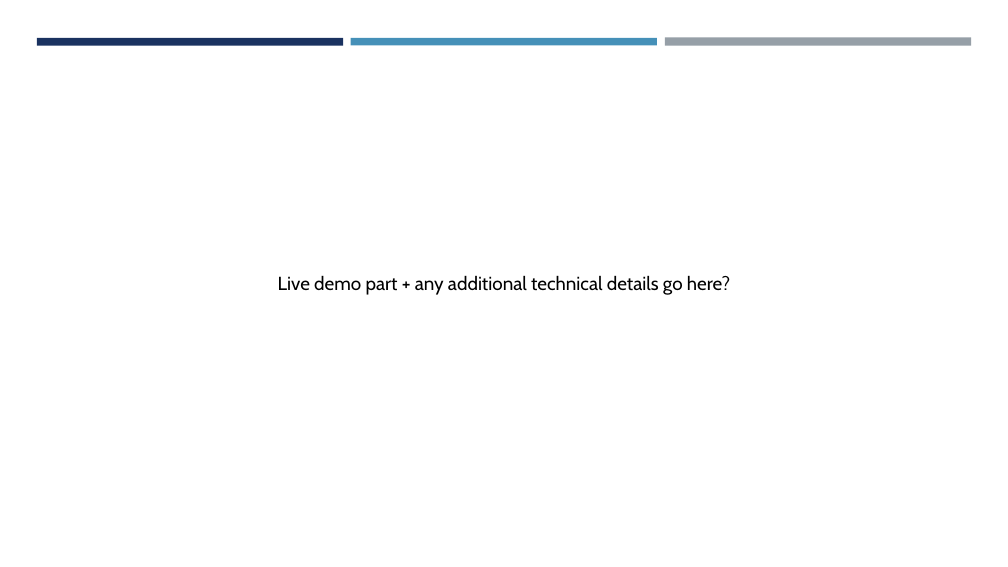
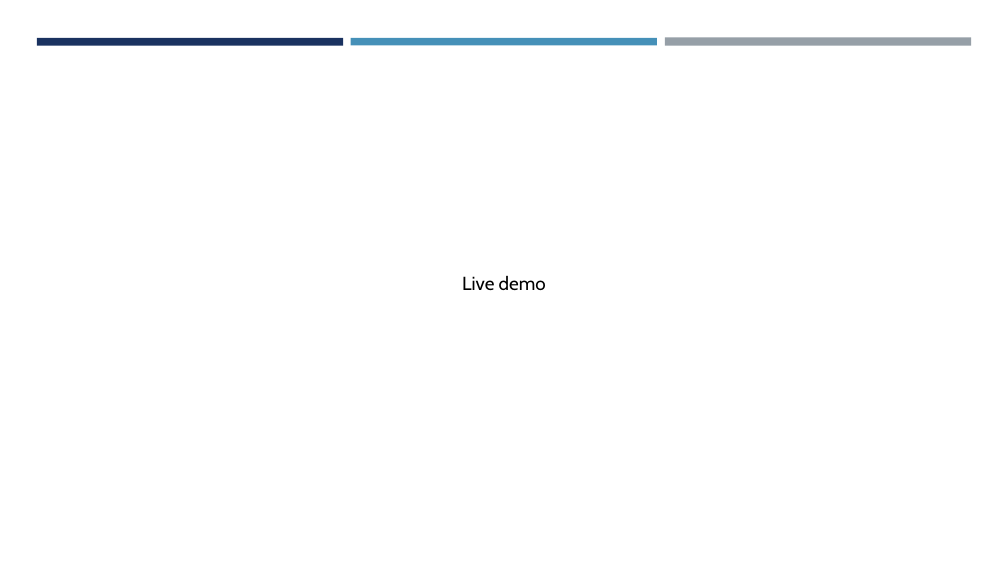
Before and after one commit to krishchow/ElevateDesktop, a slide deck: slide 9 of City_of.pptx. Drawn at 1008x567 pixels with LibreOffice and Linux fonts; fonts in the diff are those of the drawing. Boxes give left, top, right and bottom in pixels: in the first picture for what was removed or moved away, otherwise in the second. Text is boxed around its words. In the diff, an @@ line names an element or a change of style, - is before the commit and + after.

```diff
--- a/City_of.pptx
+++ b/City_of.pptx
@@ text at <box>462,276,546,290</box>: text changed @@
-Live demo part + any additional technical details go here?
+Live demo
```
Also in this commit, not shown: 1 other slide changed, 1 slide added, 1 slide removed.
